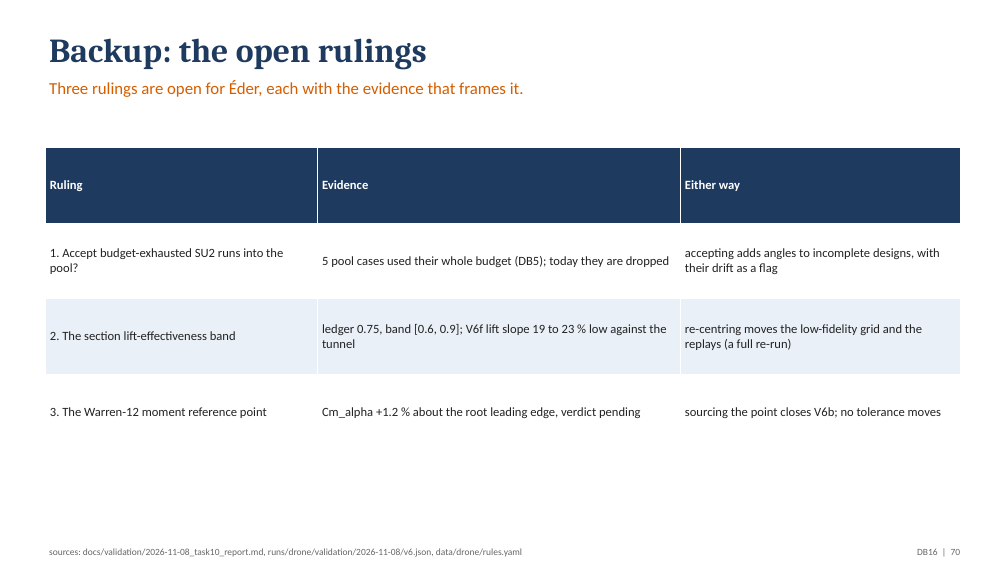
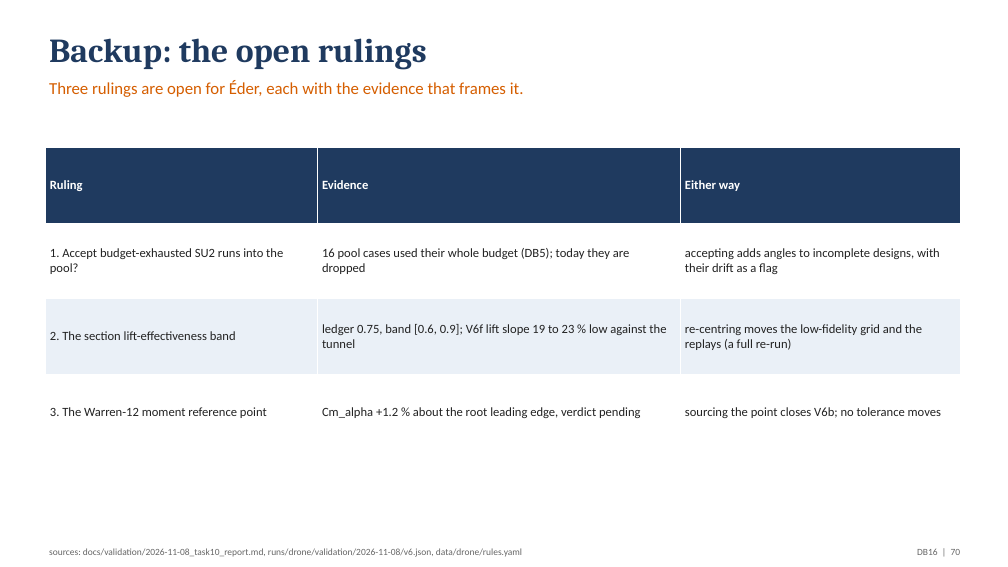
Before and after one commit to emarinhoss/ai-engineering, a slide deck: slide 70 of docs/talk/deck_drone.pptx. Drawn at 1008x567 pixels with LibreOffice and Linux fonts; fonts in the diff are those of the drawing. Boxes give left, top, right and bottom in pixels: in the first picture for what was removed or moved away, otherwise in the second. Text is boxed around its words. In the diff, an @@ line names an element or a change of style, - is before the commit and + after.

```diff
--- a/docs/talk/deck_drone.pptx
+++ b/docs/talk/deck_drone.pptx
@@ table at (45, 147, 960, 450) @@
-row 2, column 2: 5 pool cases used their whole budget (DB5); today they are dropped
+row 2, column 2: 16 pool cases used their whole budget (DB5); today they are dropped
```
Also in this commit, not shown: 13 other slides changed, 7 other files.
